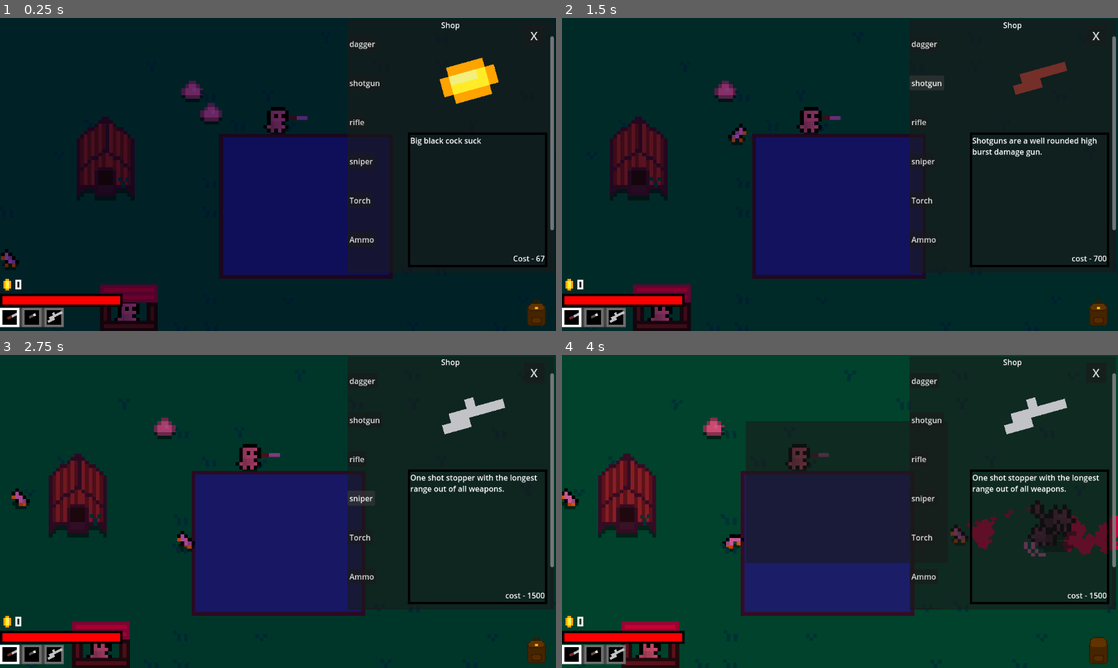
Above: before the commit, frames 1-4 (two rows, left to right).
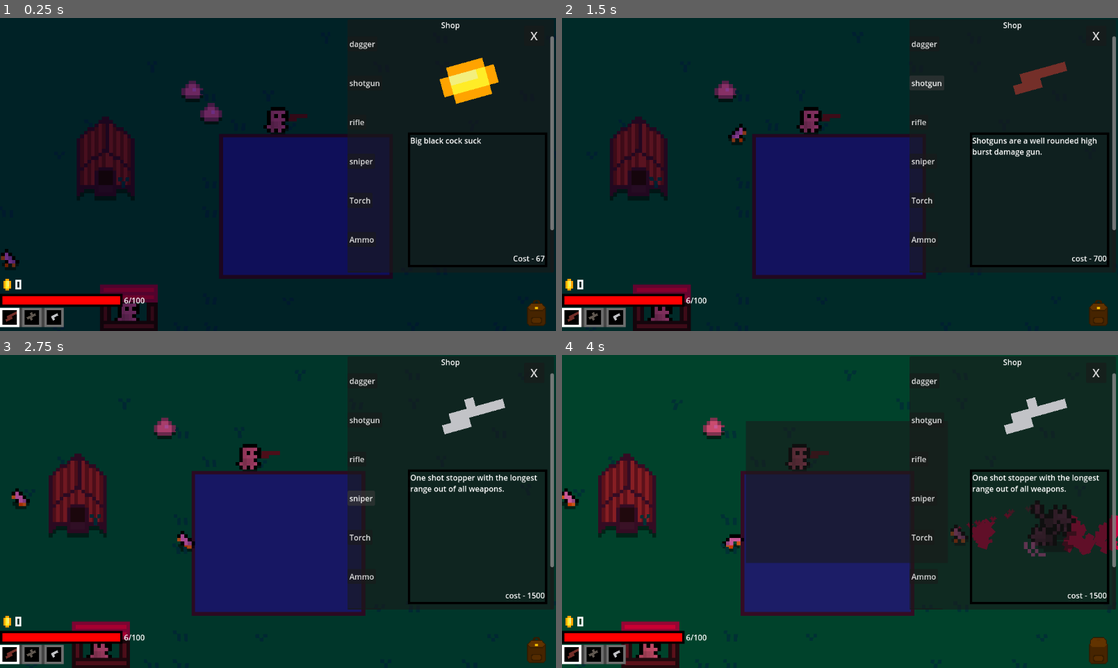
Above: after the commit, the same moments.

Repository: ArandomPsi/farmingsim
Game: Godot game, scene res://scenes/testmap.tscn
The game is run twice, just before and just after one commit, with the same random seed, the same clock (stepped at 60 frames per second) and the same inputs. The project has no main scene, so this scene is started directly.
Inputs (mouse positions are in pixels of both pictures, inside the frame that each line leads up to):
- Up to frame 1 (0.25 s): no input
- Up to frame 2 (1.5 s): click "dagger" at 0.5 s; click "shotgun" at 1.25 s
- Up to frame 3 (2.75 s): click "sniper" at 2 s
- Up to frame 4 (4 s): click "TAB" at 2.75 s; tap Enter at 3.5 s; move the mouse to (962, 495) at 3.52 s; press the mouse at (962, 495) at 3.53 s; hold D (right) from 3.53 s (still down); tap E (interact) at 3.6 s

The runs differ from the first frame. In frame 1, 0.2% of the frame differs, in the area x 0-56%, y 30-98%; in frame 2, 0.2%; in frame 3, 0.2%, in the area x 0-51%, y 30-98%; in frame 4, 0.2%.

Commit message:
Vfx :D
Bullets go brrrrr

Diff:
--- a/assets/inventoryresources/playerinventory.tres
+++ b/assets/inventoryresources/playerinventory.tres
@@ -1,12 +1,13 @@
-[gd_resource type="Resource" script_class="inventory" load_steps=6 format=3 uid="uid://d0s8ix1acjygb"]
+[gd_resource type="Resource" script_class="inventory" load_steps=7 format=3 uid="uid://d0s8ix1acjygb"]
 
 [ext_resource type="Script" uid="uid://crrj4roi22rhi" path="res://script/inventory/inventoryitem.gd" id="1_wx8oq"]
-[ext_resource type="Resource" uid="uid://o1y0gtjj2j4e" path="res://assets/inventoryresources/dagger.tres" id="2_fyvoc"]
-[ext_resource type="Resource" uid="uid://bu6c0x7fgdrxr" path="res://assets/inventoryresources/flashlight.tres" id="3_g5q63"]
+[ext_resource type="Resource" uid="uid://bibsero8cr4u1" path="res://assets/inventoryresources/shotgun.tres" id="2_fyvoc"]
+[ext_resource type="Resource" uid="uid://g73g1d0xu330" path="res://assets/inventoryresources/uzi.tres" id="3_fyvoc"]
+[ext_resource type="Resource" uid="uid://cn588ma2hxp5c" path="res://assets/inventoryresources/glock.tres" id="4_fyvoc"]
 [ext_resource type="Resource" uid="uid://cytgpausw2a27" path="res://assets/inventoryresources/sniper.tres" id="4_rj2uk"]
 [ext_resource type="Script" uid="uid://hbo17umc4rvp" path="res://script/inventory/inventory.gd" id="5_qnkbh"]
 
 [resource]
 script = ExtResource("5_qnkbh")
-items = Array[ExtResource("1_wx8oq")]([ExtResource("2_fyvoc"), ExtResource("3_g5q63"), ExtResource("4_rj2uk"), null, null, null, null, null, null, null, null, null])
+items = Array[ExtResource("1_wx8oq")]([ExtResource("2_fyvoc"), ExtResource("3_fyvoc"), ExtResource("4_fyvoc"), ExtResource("4_rj2uk"), null, null, null, null, null, null, null, null])
 metadata/_custom_type_script = "uid://hbo17umc4rvp"
--- a/scenes/ui/slot.tscn
+++ b/scenes/ui/slot.tscn
@@ -12,6 +12,7 @@
 [node name="slot" type="NinePatchRect" parent="."]
 self_modulate = Color(0.11, 0.11, 0.11, 1)
 texture_filter = 1
+layout_mode = 0
 offset_right = 20.0
 offset_bottom = 20.0
 texture = ExtResource("1_jkamp")
--- /dev/null
+++ b/scenes/vfx/shot.tscn
@@ -0,0 +1,67 @@
+[gd_scene load_steps=11 format=3 uid="uid://btfdk4vlhu0qj"]
+
+[ext_resource type="Script" uid="uid://can0xt4bkyknk" path="res://script/vfx/particles.gd" id="1_8i0ob"]
+[ext_resource type="Script" uid="uid://comrxmjblcrpq" path="res://script/vfx/lightflash.gd" id="2_wk5qp"]
+
+[sub_resource type="CanvasItemMaterial" id="CanvasItemMaterial_8i0ob"]
+blend_mode = 1
+
+[sub_resource type="Gradient" id="Gradient_1vdwk"]
+offsets = PackedFloat32Array(0, 0.666667)
+colors = PackedColorArray(1, 1, 1, 1, 1, 1, 1, 0)
+
+[sub_resource type="GradientTexture1D" id="GradientTexture1D_8i0ob"]
+gradient = SubResource("Gradient_1vdwk")
+
+[sub_resource type="Curve" id="Curve_wk5qp"]
+_data = [Vector2(0, 1), 0.0, 0.0, 0, 0, Vector2(0.898323, 0), 0.0, 0.0, 0, 0]
+point_count = 2
+
+[sub_resource type="CurveTexture" id="CurveTexture_jw5u3"]
+curve = SubResource("Curve_wk5qp")
+
+[sub_resource type="ParticleProcessMaterial" id="ParticleProcessMaterial_bqyqr"]
+particle_flag_disable_z = true
+angle_min = -720.0
+angle_max = 720.0
+spread = 56.739
+initial_velocity_min = 76.59
+initial_velocity_max = 304.25
+gravity = Vector3(0, 0, 0)
+attractor_interaction_enabled = false
+scale_min = 3.0
+scale_max = 5.0
+scale_curve = SubResource("CurveTexture_jw5u3")
+color = Color(1, 0.9, 0, 1)
+color_ramp = SubResource("GradientTexture1D_8i0ob")
+
+[sub_resource type="Gradient" id="Gradient_8i0ob"]
+colors = PackedColorArray(1, 1, 1, 1, 1, 1, 1, 0)
+
+[sub_resource type="GradientTexture2D" id="GradientTexture2D_wk5qp"]
+gradient = SubResource("Gradient_8i0ob")
+fill = 1
+fill_from = Vector2(0.5, 0.5)
+fill_to = Vector2(0.9, 0.2)
+metadata/_snap_enabled = true
+
+[node name="shot" type="GPUParticles2D"]
+material = SubResource("CanvasItemMaterial_8i0ob")
+emitting = false
+lifetime = 0.6
+one_shot = true
+preprocess = 0.2
+speed_scale = 2.0
+explosiveness = 1.0
+fixed_fps = 60
+local_coords = true
+trail_enabled = true
+process_material = SubResource("ParticleProcessMaterial_bqyqr")
+script = ExtResource("1_8i0ob")
+
+[node name="PointLight2D" type="PointLight2D" parent="."]
+color = Color(1, 0.904, 0.52, 1)
+energy = 0.8
+texture = SubResource("GradientTexture2D_wk5qp")
+texture_scale = 0.8
+script = ExtResource("2_wk5qp")
--- a/script/bullet.gd
+++ b/script/bullet.gd
@@ -3,6 +3,7 @@
 var frames : int = 120
 var damage : int = 1
 func _process(delta: float) -> void:
+	$Area2D.damage = damage
 	position += transform.x * speed * delta
 	if frames < 1:
 		queue_free()
--- a/script/dedhomeless.gd
+++ b/script/dedhomeless.gd
@@ -1,5 +1,7 @@
 extends Node2D
 
 func _ready() -> void:
+	var b = preload("res://scenes/vfx/bloodspray.tscn").instantiate()
+	get_parent().add_child(b)
 	await $AnimatedSprite2D.animation_finished
 	queue_free()
--- a/script/homeless.gd
+++ b/script/homeless.gd
@@ -1,6 +1,6 @@
 extends CharacterBody2D
 
-var speed : float = 650
+var speed : float = 300
 var friciton : float = 0.98
 
 var state : int = 0 #idle, wander, sleep, chase
@@ -8,20 +8,16 @@
 
 var randomturning : float = 0
 
-var hp : int = 15
+var hp : int = 1
 
 var jumpingplayer : bool = false
 
 var attackanimframes : int = 0
 
+var rangerdangerframes : int = 0
 
-@export var alpha : bool = false
 
-func _ready() -> void:
-	if alpha:
-		speed *= 1.2
-		hp *= 4
-		scale *= 1.25
+
 
 
 func _process(delta: float) -> void:
@@ -30,6 +26,8 @@
 	elif velocity.x < 0: $flip.scale.x = -1
 
 	statetime -= 1
+	if position.distance_to(global.playerpos) > 300:
+		rangerdangerframes -= 1
 	attackanimframes -= 1
 	if statetime < 1:
 		updatestates()
@@ -46,7 +44,9 @@
 
 func updatestates():
 
-
+	if rangerdangerframes > 1:
+		state = 4
+		statetime = 300
 	if $Area2D.has_overlapping_bodies():
 		state = 3
 		statetime = 200
@@ -73,6 +73,8 @@
 			idlestate() #for now
 		3:
 			omnomnom(delta)
+		4:
+			runaway(delta)
 
 
 
@@ -111,6 +113,12 @@
 	velocity += speed * $randomlook.transform.x * delta
 
 
+func runaway(delta):
+
+	$randomlook.look_at(global.playerpos)
+	$randomlook.rotation += PI
+
+	velocity += speed * $randomlook.transform.x * delta
 
 
 func animations():
@@ -153,7 +161,9 @@
 
 func gethit(amount):
 	hp -= amount
-
+	rangerdangerframes = 120
+	state = 4
+	statetime = 120
 	if hp < 1:
 		var b = preload("res://scenes/monsters/dedhomeless.tscn").instantiate()
 		get_parent().add_child(b)
--- a/script/player.gd
+++ b/script/player.gd
@@ -216,6 +216,7 @@
 			b.position = $pivot/guns.global_position
 			b.rotation = $pivot.rotation
 			shakeframes += 5 #feedback
+			createshoteffect(b.global_position)
 		"shotgun":
 			for i in range(8):
 				var b = preload("res://scenes/player/bullet.tscn").instantiate()
@@ -225,6 +226,7 @@
 				b.rotation_degrees += randf_range(-10,10)
 				b.speed *= randf_range(0.7,1.2)
 				b.frames = 10
+			createshoteffect($pivot/guns.global_position)
 			shakeframes += 8 #feedback
 		"sniper":
 			var b = preload("res://scenes/player/bullet.tscn").instantiate()
@@ -236,14 +238,17 @@
 			b.speed *= 1.25
 			b.scale.x *= 2
 			b.damage = 20
+			createshoteffect(b.global_position)
 		"uzi":
 			var b = preload("res://scenes/player/bullet.tscn").instantiate()
 			get_parent().add_child(b)
 			b.position = $pivot/guns.global_position
 			b.rotation = $pivot.rotation
 			b.position += b.transform.x * 30
+			b.position += b.transform.y * randf_range(-8,8)
 			b.rotation_degrees += randf_range(-2,2)
 			shakeframes += 2 #feedback
+			createshoteffect($pivot/guns.global_position)
 		"dagger":
 			var b = preload("res://scenes/player/bullet.tscn").instantiate()
 			get_parent().add_child(b)
@@ -261,6 +266,13 @@
 			c.global_rotation = $pivot.rotation
 			c.global_position += c.global_transform.x * 60
 
+
+
+func createshoteffect(pos):
+	var b = preload("res://scenes/vfx/shot.tscn").instantiate()
+	get_parent().add_child(b)
+	b.position = pos
+	b.rotation = $pivot.global_rotation
 
 func createrope():
 	if $ropearea.has_overlapping_bodies():
--- /dev/null
+++ b/script/vfx/lightflash.gd
@@ -0,0 +1,5 @@
+extends PointLight2D
+@export var time : float = 0.2
+func _ready() -> void:
+	var tween = create_tween()
+	tween.tween_property(self,"energy",0.0,time)
Not shown: 1 places in scenes/player/player.tscn that only renumber resources
Not shown: 1 places in scenes/testmap.tscn that only renumber resources
Not shown, added: script/vfx/lightflash.gd.uid
